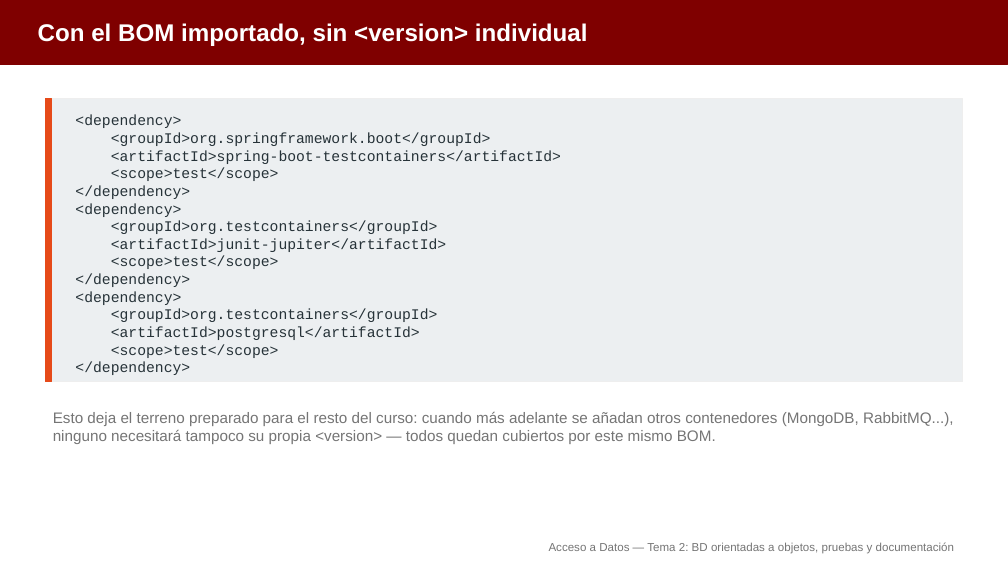
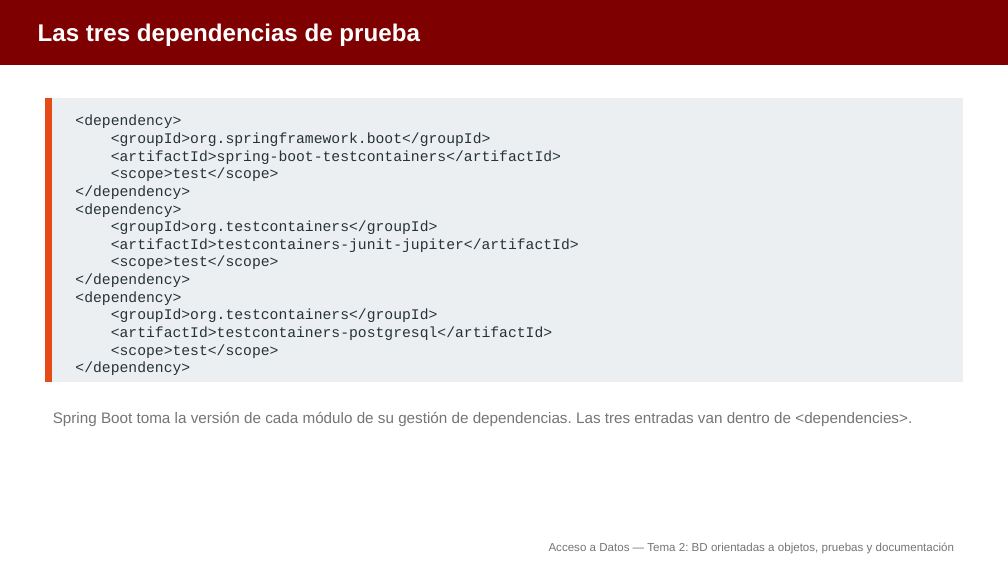
Before and after one commit to aitorventura/acceso-a-datos, a slide deck: slide 7 of docs/tema2/diapositivas/bd-orientadas-a-objetos.pptx (slide 9 before the commit). Drawn at 1008x567 pixels with LibreOffice and Linux fonts; fonts in the diff are those of the drawing. Boxes give left, top, right and bottom in pixels: in the first picture for what was removed or moved away, otherwise in the second. Text is boxed around its words. In the diff, an @@ line names an element or a change of style, - is before the commit and + after.

```diff
--- a/docs/tema2/diapositivas/bd-orientadas-a-objetos.pptx
+++ b/docs/tema2/diapositivas/bd-orientadas-a-objetos.pptx
@@ text at box(38, 23, 420, 46): text changed @@
-Con el BOM importado, sin <version> individual
+Las tres dependencias de prueba
@@ text at box(111, 238, 579, 252): text changed @@
-<artifactId>junit-jupiter</artifactId>
+<artifactId>testcontainers-junit-jupiter</artifactId>
@@ text at box(111, 326, 552, 340): text changed @@
-<artifactId>postgresql</artifactId>
+<artifactId>testcontainers-postgresql</artifactId>
@@ text at box(53, 412, 912, 426): text changed @@
-Esto deja el terreno preparado para el resto del curso: cuando más adelante se añadan otros contenedores (MongoDB, RabbitMQ...), ninguno necesitará tampoco su propia <version> — todos quedan cubiertos por este mismo BOM.
+Spring Boot toma la versión de cada módulo de su gestión de dependencias. Las tres entradas van dentro de <dependencies>.
```
Also in this commit, not shown: 10 other slides changed, 2 slides removed, 2 other files.
